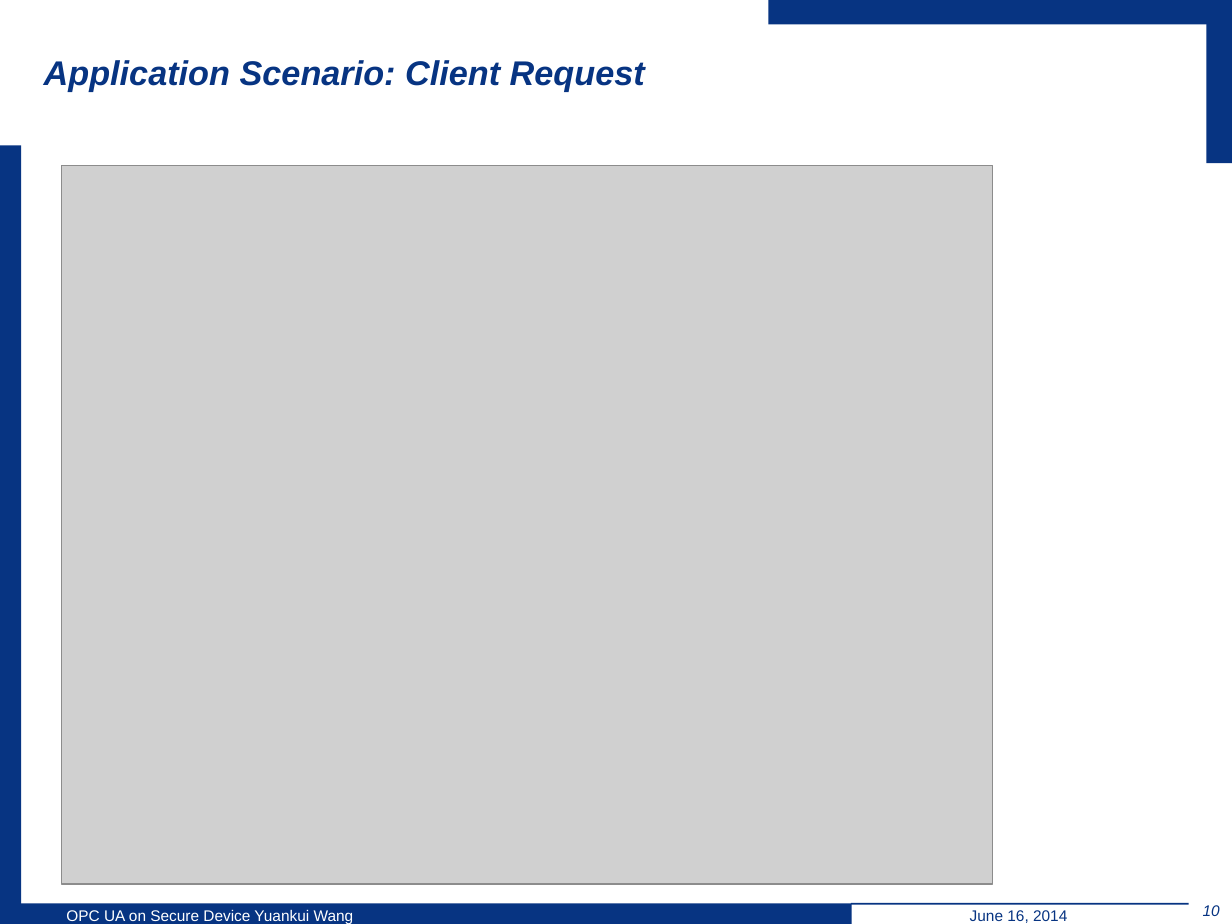
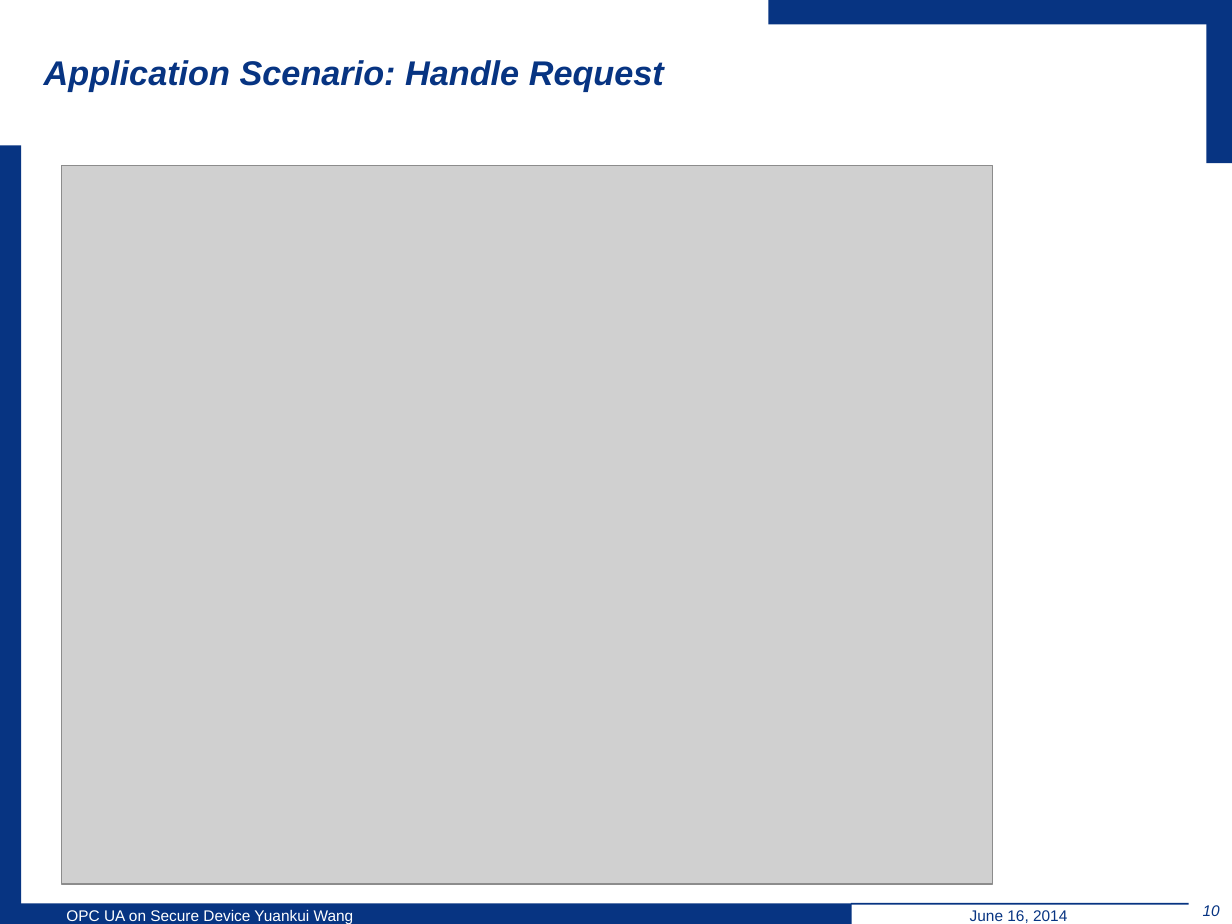
Before and after one commit to wsuetholz/opc-ua-wangyk-upb-morpho, a slide deck: slide 10 of ppt/6-18/Yuankui Wang Presentation 18 06.pptx. Drawn at 1232x924 pixels with LibreOffice and Linux fonts; fonts in the diff are those of the drawing; grey boxes stand for pictures; background and template pictures are left out. Boxes give left, top, right and bottom in pixels: in the first picture for what was removed or moved away, otherwise in the second. Text is boxed around its words. In the diff, an @@ line names an element or a change of style, - is before the commit and + after.

```diff
--- a/ppt/6-18/Yuankui Wang Presentation 18 06.pptx
+++ b/ppt/6-18/Yuankui Wang Presentation 18 06.pptx
@@ title at <box>44,60,664,91</box>: text changed @@
-Application Scenario: Client Request
+Application Scenario: Handle Request
```
Also in this commit, not shown: 2 other slides changed.
